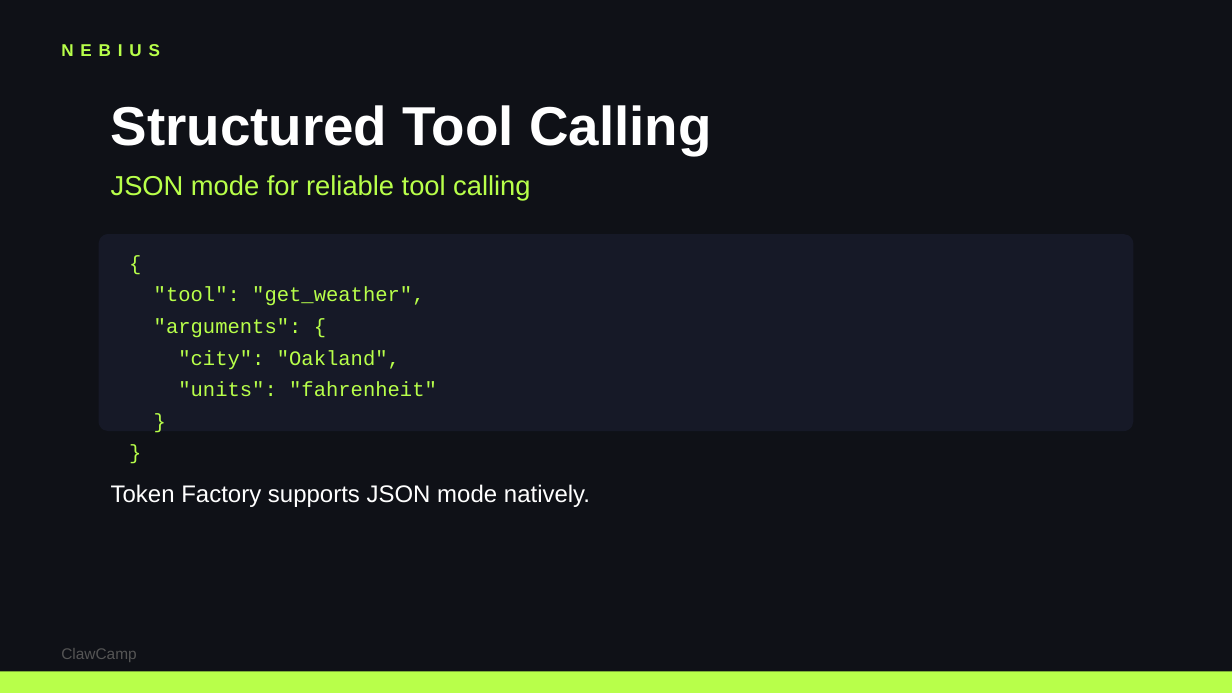
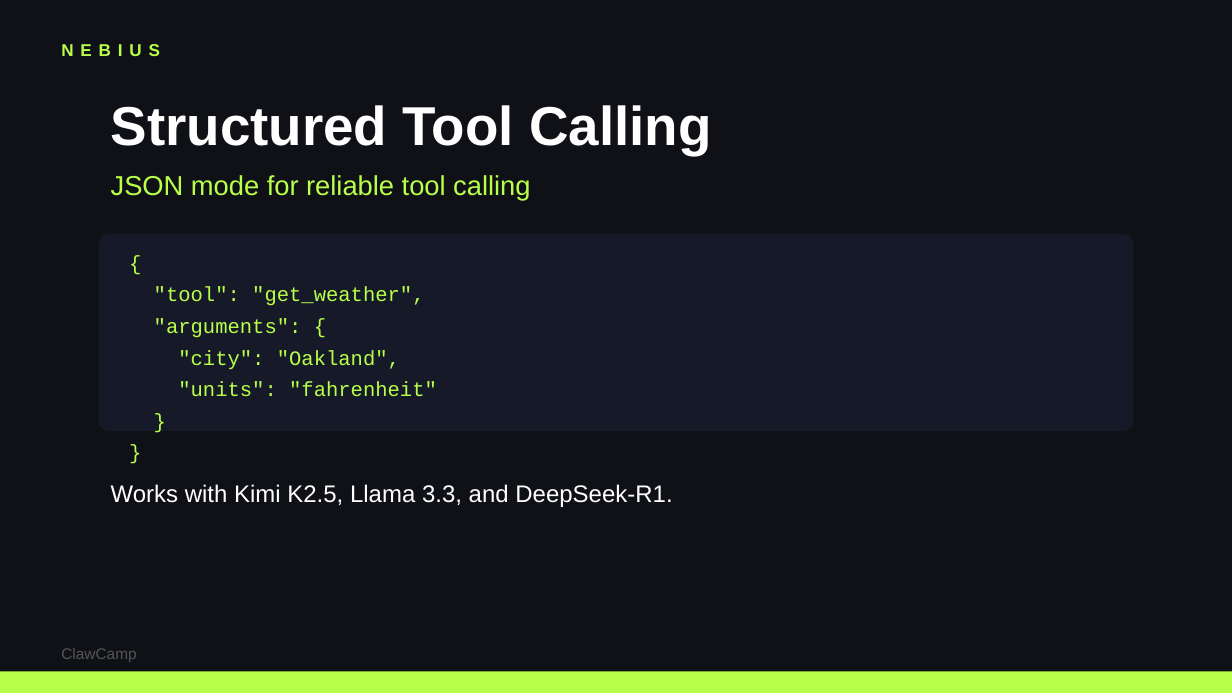
Before and after one commit to colygon/clawcamp-site, a slide deck: slide 13 of workshops/running-openclaw-on-nebius.pptx. Drawn at 1232x693 pixels with LibreOffice and Linux fonts; fonts in the diff are those of the drawing. Boxes give left, top, right and bottom in pixels: in the first picture for what was removed or moved away, otherwise in the second. Text is boxed around its words. In the diff, an @@ line names an element or a change of style, - is before the commit and + after.

```diff
--- a/workshops/running-openclaw-on-nebius.pptx
+++ b/workshops/running-openclaw-on-nebius.pptx
@@ text at <box>111,484,672,507</box>: text changed @@
-Token Factory supports JSON mode natively.
+Works with Kimi K2.5, Llama 3.3, and DeepSeek-R1.
```
Also in this commit, not shown: 10 other slides changed.
